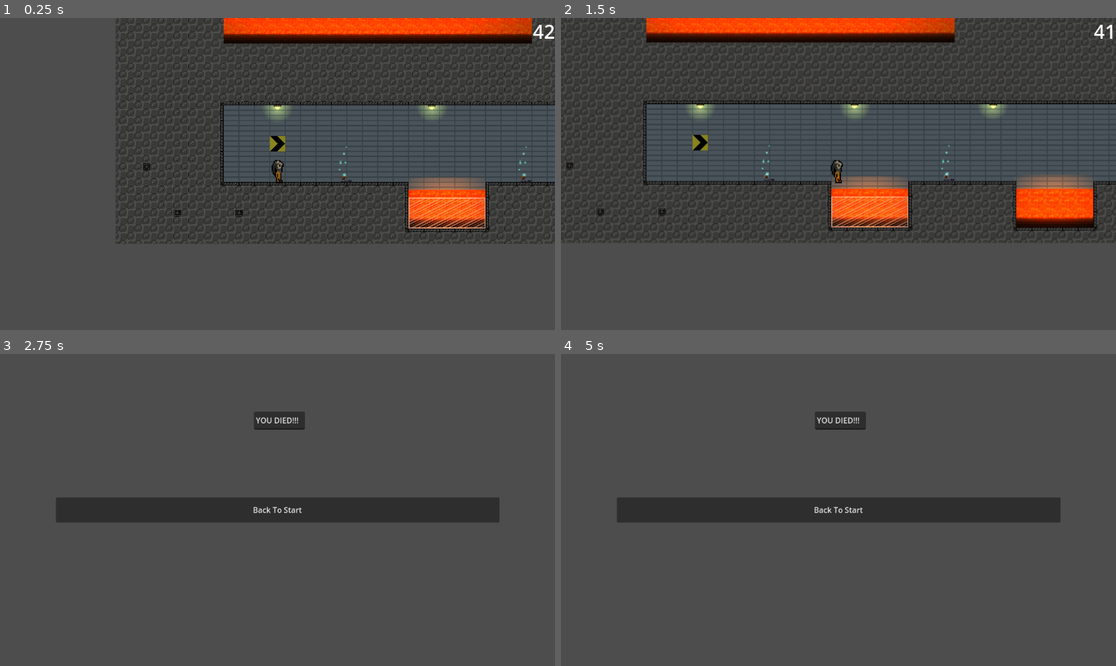
Above: before the commit, frames 1-4 (two rows, left to right).
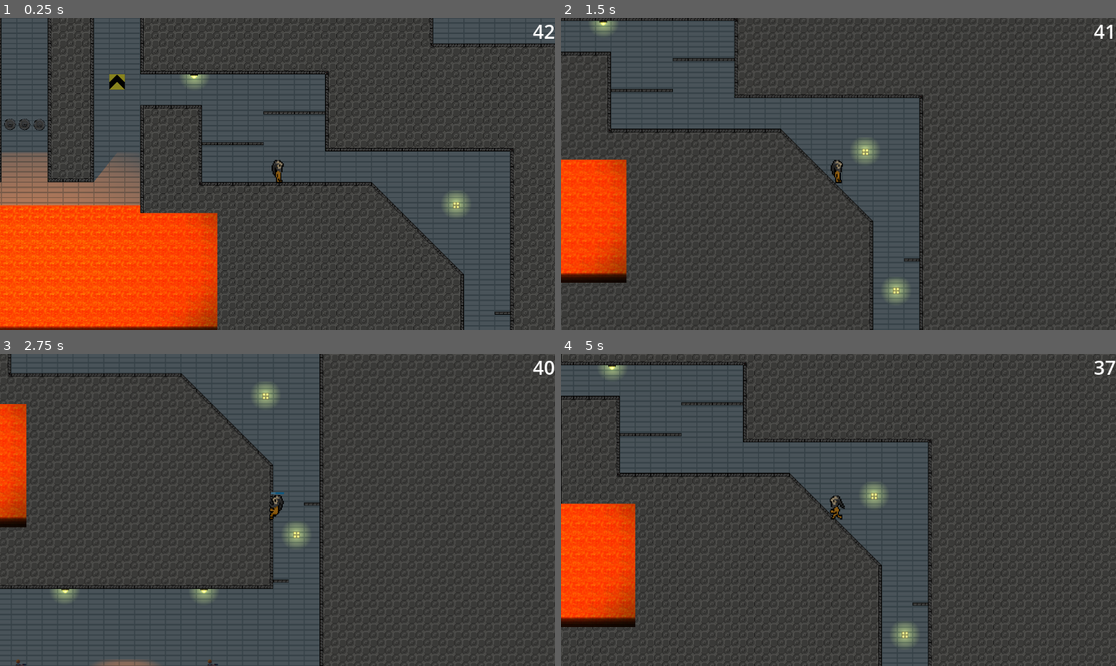
Above: after the commit, the same moments.

Repository: tristeceratops/42GameJam
Game: Godot game, scene res://boss_level_ld_ew.tscn
Two runs of this game, one before a commit and one after it. Both use one fixed random seed, a clock stepped at 60 frames per second and the inputs below. This scene is started directly instead of the project's main scene.
Inputs (mouse positions are in pixels of both pictures, inside the frame that each line leads up to):
- Up to frame 1 (0.25 s): no input
- Up to frame 2 (1.5 s): tap Enter at 0.5 s; move the mouse to (960, 158) at 0.52 s; hold S (crouch) 0.53-1.28 s; hold D (move_right) from 0.53 s (still down); tap Space (jump) at 0.77 s; move the mouse to (727, 189) at 1.27 s; tap E (dash) at 1.35 s
- Up to frame 3 (2.75 s): tap Space (jump) at 1.52 s; move the mouse to (333, 441) at 2.02 s; release D (move_right) at 2.03 s; hold A (move_left) from 2.03 s (still down); click (333, 441) at 2.1 s
- Up to frame 4 (5 s): move the mouse to (810, 572) at 2.77 s; release A (move_left) at 2.78 s; hold D (move_right) 2.78-4.28 s; tap S (crouch) at 2.85 s; tap Space (jump) at 3.02, 3.77, 4.52 s; move the mouse to (1005, 556) at 3.52 s; tap E (dash) at 3.6 s; move the mouse to (672, 463) at 4.27 s; hold A (move_left) from 4.28 s (still down); click (672, 463) at 4.35 s

The runs differ from the first frame. In frame 1, 42% of the frame differs, in the area x 0-100%, y 0-100%; in frame 2, 34%; in frame 3, 17%; in frame 4, 21%.

Commit message:
pls no conflict

Diff:
--- a/george-game/Script/player.gd
+++ b/george-game/Script/player.gd
@@ -272,6 +272,17 @@
 		get_parent().add_child(tile)
 		tile.set_player(player)
 
+func _process(delta):
+	if $ShootTimer.is_stopped():
+		%ProgressBarShoot.value = 0
+		%ProgressBarShoot.visible = false
+	else:
+		# Update the progress bar based on the timer's remaining time
+		if %ProgressBarShoot.visible == false:
+			%ProgressBarShoot.visible = true
+		var progress = 1.0 - ($ShootTimer.time_left / $ShootTimer.wait_time)
+		%ProgressBarShoot.value = progress * 100
+
 func _physics_process(delta: float) -> void:
 	# Track the distance moved
 
--- a/george-game/boss_level_ld_ew.tscn
+++ b/george-game/boss_level_ld_ew.tscn
@@ -196,7 +196,7 @@
 fill_from = Vector2(0.49569, 0.443966)
 
 [sub_resource type="Gradient" id="Gradient_bjp03"]
-offsets = PackedFloat32Array(0.363095, 0.678571, 0.952381)
+offsets = PackedFloat32Array(0.232143, 0.672619, 0.845238)
 colors = PackedColorArray(1, 1, 1, 1, 0.44, 0.44, 0.44, 1, 0, 0, 0, 1)
 
 [sub_resource type="GradientTexture2D" id="GradientTexture2D_fmsh8"]
@@ -213,7 +213,7 @@
 tile_set = SubResource("TileSet_txxyi")
 
 [node name="Couche2" type="TileMapLayer" parent="Couche1"]
-tile_map_data = PackedByteArray("AAATAC0AAAABAAYAAAAUAC0AAAA …(784 unchanged characters)… EAAIAAAAIAAIAAAAEAAIAAAAXAP7/AAADAAIAAAA=")
+tile_map_data = PackedByteArray("AAATAC0AAAABAAYAAAAUAC0AAAA …(784 unchanged characters)… EAAIAAAAIAAIAAAAEAAIAAAAXAP7/AAADAAIAAAAaABcAAAAFAAQAAAAbABcAAAAFAAQAAAAcABcAAAAFAAQAAAAdABcAAAAFAAQAAAAhABUAAAAFAAQAAAAgABUAAAAFAAQAAAAfABUAAAAFAAQAAAAeABUAAAAFAAQAAAA=")
 tile_set = SubResource("TileSet_txxyi")
 
 [node name="LavaArea" type="Area2D" parent="Couche1" groups=["traps"]]
@@ -260,7 +260,7 @@
 texture = ExtResource("4_exc7c")
 
 [node name="player_node" parent="." instance=ExtResource("5_s0aoa")]
-position = Vector2(337, 1404)
+position = Vector2(990, 810)
 tile_of_death = ExtResource("6_jaadu")
 
 [node name="PlayerCamera" type="Camera2D" parent="player_node"]
@@ -388,8 +388,8 @@
 texture = SubResource("GradientTexture2D_fmsh8")
 
 [node name="LavaLight3" type="PointLight2D" parent="."]
-position = Vector2(513, 979.5)
-scale = Vector2(12.3828, 5.82813)
+position = Vector2(483.078, 991.219)
+scale = Vector2(12.4087, 6.97559)
 color = Color(0.972549, 0.301961, 0.00392157, 1)
 shadow_enabled = true
 texture = SubResource("GradientTexture2D_fmsh8")
--- a/george-game/recource/player.tscn
+++ b/george-game/recource/player.tscn
@@ -244,6 +244,13 @@
 [sub_resource type="RectangleShape2D" id="RectangleShape2D_yw1tt"]
 size = Vector2(13, 41)
 
+[sub_resource type="StyleBoxFlat" id="StyleBoxFlat_cqoe4"]
+bg_color = Color(0.101491, 0.637907, 0.9327, 1)
+corner_radius_top_left = 8
+corner_radius_top_right = 8
+corner_radius_bottom_right = 8
+corner_radius_bottom_left = 8
+
 [node name="player_node" type="CharacterBody2D" groups=["player"]]
 position = Vector2(0, -1)
 floor_constant_speed = true
@@ -290,5 +297,16 @@
 
 [node name="ShootTimer" type="Timer" parent="."]
 unique_name_in_owner = true
-wait_time = 4.0
+wait_time = 2.5
 one_shot = true
+
+[node name="ProgressBarShoot" type="ProgressBar" parent="."]
+unique_name_in_owner = true
+visible = false
+offset_left = -14.0
+offset_top = -37.0
+offset_right = 14.0
+offset_bottom = -33.0
+theme_override_styles/background = SubResource("StyleBoxFlat_cqoe4")
+step = 0.0
+show_percentage = false
--- a/george-game/testing stages/boss_level/boss/boss.gd
+++ b/george-game/testing stages/boss_level/boss/boss.gd
@@ -9,8 +9,6 @@
 var DEAD = false
 
 func _ready():
-	var timer = get_node("Timer")
-	timer.start()
 
 	var hurt_area = get_node("Sprite2D/HurtBox")
 	var anim_sprite = get_node("Sprite2D/AnimatedSprite2D")
@@ -19,6 +17,8 @@
 
 func combat():
 	print("combat")
+	var timer = get_node("Timer")
+	timer.start()
 	get_node("Sprite2D/AnimatedSprite2D").play("default")
 	shoot()
 
@@ -50,6 +50,7 @@
 
 func _on_timer_timeout() -> void:
 	if !DEAD:
+		print("boss timer end")
 		shoot()
 
 func _on_boss_camera_area_area_exited(area: Area2D) -> void:
@@ -77,7 +78,9 @@
 			print("Boss defeated")
 
 func _on_AnimatedSprite_animation_finished() -> void:
-	if get_node("Sprite2D/AnimatedSprite2D").animation == "die":
+	print("VICTORY")
+	print(get_node("Sprite2D/AnimatedSprite2D").animation)
+	if get_node("Sprite2D/AnimatedSprite2D").animation == "death":
 		print("VICTORY")
 		#queue_free()  # does not work
 		 # Call victory scene
Not shown: 1 places in george-game/recource/player.tscn that only renumber resources
